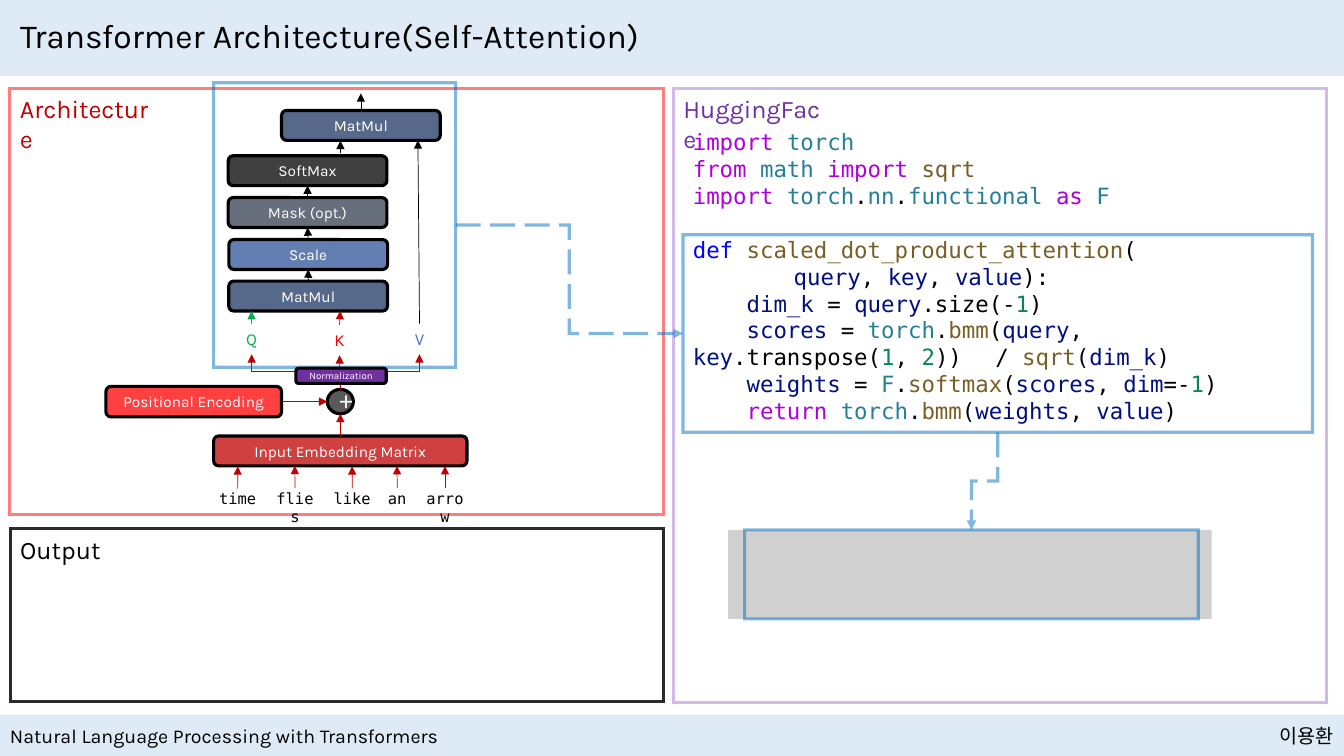
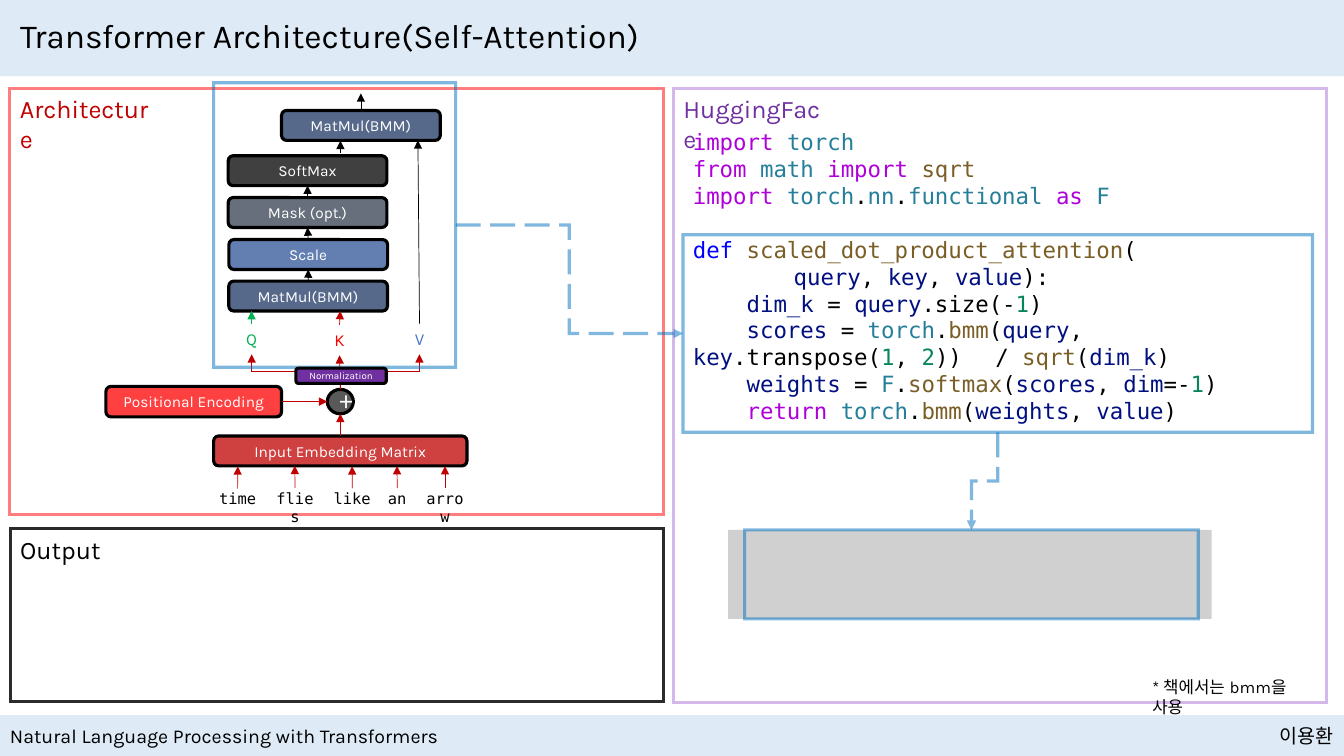
Before and after one commit to NewPlus/SeminarforNLP, a slide deck: slide 49 of Seminar/Book_Natural Language Processing with Transformers/Presentation files/Transformer Anatomy with Hugging Face.pptx (slide 47 before the commit). Drawn at 1344x756 pixels with LibreOffice and Linux fonts; fonts in the diff are those of the drawing; grey boxes stand for pictures. Boxes give left, top, right and bottom in pixels: in the first picture for what was removed or moved away, otherwise in the second. Text is boxed around its words. In the diff, an @@ line names an element or a change of style, - is before the commit and + after.

```diff
--- a/Seminar/Book_Natural Language Processing with Transformers/Presentation files/Transformer Anatomy with Hugging Face.pptx
+++ b/Seminar/Book_Natural Language Processing with Transformers/Presentation files/Transformer Anatomy with Hugging Face.pptx
@@ text in rounded rectangle at (310,120,411,133): text changed @@
-MatMul
+MatMul(BMM)
@@ text in rounded rectangle at (258,291,359,304): text changed @@
-MatMul
+MatMul(BMM)
@@ text added at (1152,679,1287,715), 12 pt, text #000000 @@
+* 책에서는 bmm을 사용
```
Also in this commit, not shown: 17 other slides changed, 2 slides added, 8 other files.
